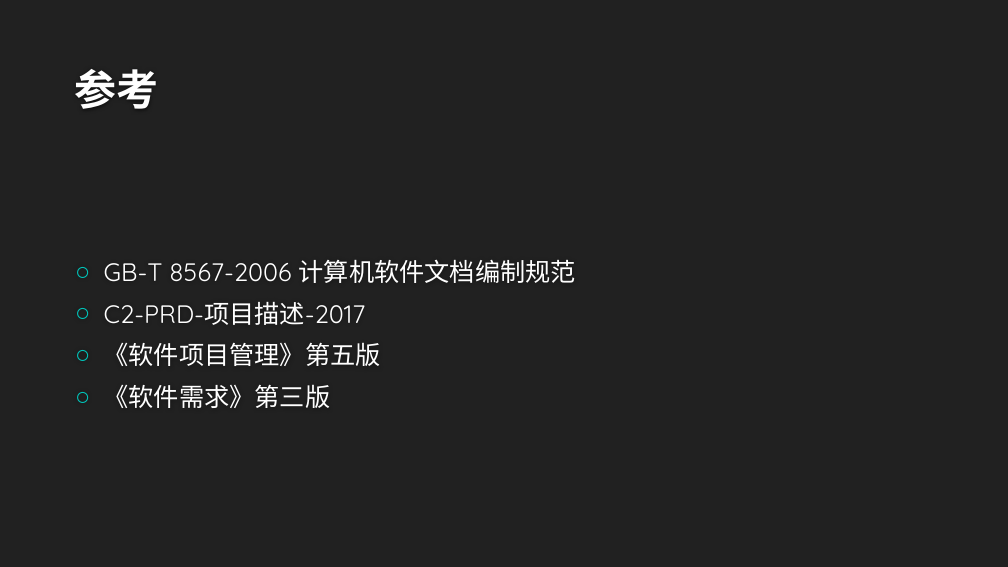
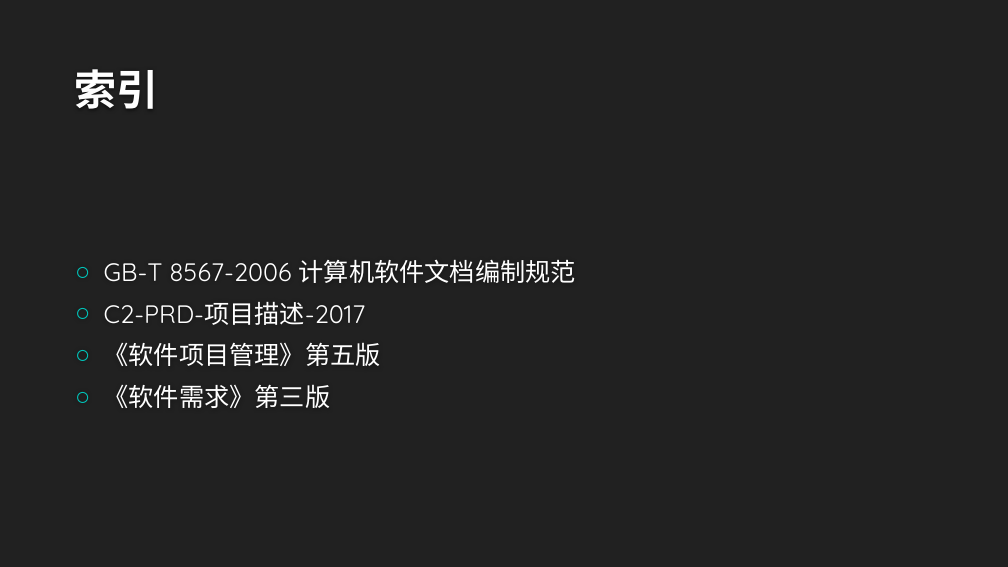
Before and after one commit to twn422/PRD2017, a slide deck: slide 39 of PRD-2017-G24/STW/受控文件/分析设计/需求工程计划-初步/需求工程计划.pptx. Drawn at 1008x567 pixels with LibreOffice and Linux fonts; fonts in the diff are those of the drawing; background and template pictures are left out. Boxes give left, top, right and bottom in pixels: in the first picture for what was removed or moved away, otherwise in the second. Text is boxed around its words. In the diff, an @@ line names an element or a change of style, - is before the commit and + after.

Commit message:
ppt最后的参考改成索引，相关者基本信息修改

```diff
--- a/PRD-2017-G24/STW/受控文件/分析设计/需求工程计划-初步/需求工程计划.pptx
+++ b/PRD-2017-G24/STW/受控文件/分析设计/需求工程计划-初步/需求工程计划.pptx
@@ title at box(75, 69, 159, 109): text changed @@
-参考
+索引
```
Also in this commit, not shown: 3 other slides changed, 1 other file.
